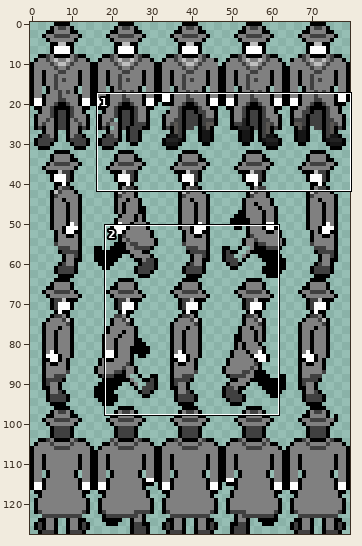
Two versions of one sprite sheet, Aseprite-Art/Moreau-Movement-BW.png. Above, an overview of the earlier version with the close-up marked.
Close-up. Before:
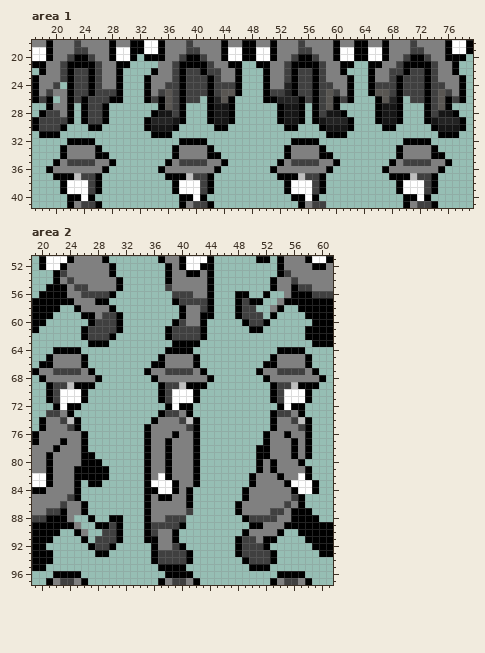
The file is 80x128 pixels. Colours within 5 levels of each other are drawn and written as one. Shown: area 1: x 17..79, y 18..41; area 2: x 19..61, y 51..97.
And afterwards:
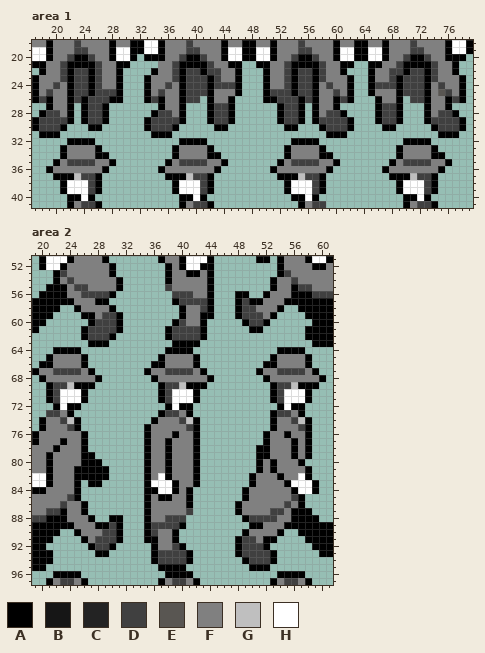
Palette (. is transparent): A #000000  B #161616  C #232323  D #404040  E #595652  F #808080  G #bfbfbf  H #ffffff
Difference:
--- area 1
@@ x 17..79 @@
 23 AFFFDADDADFFA...AFFFDADDDADFFA...AFFDADDADFFFA..AFFDADDDADFFFA.
-24 AFFD.ADDADFFA...AFFDDADDDADDDA...AFFCADDADDFFA..ADDDADDDADDFFA.
-25 AFDFFADDADDDA...AFDEDADDDADEEA...ADDCADDADEDFA..AEEDADDDADEDFA.
-26 ADA.FADADDDAA...ADAEDADD.ACEA....AACCCADADEADA...AECA.DDADEADA.
-27 ..AFFA.ADDA.......AEDA...ABBA......ABBA.ADEA.....ABBA...ADEA...
-28 .ADDFA.ADDA......ABBDA...ABBA......ABBA.ADBBA....ABBA...ADBBA..
-29 ADDDDA.ADDA.....ACCCBA...ABBA......ABBA.ABCCCA...ABBA...ABCCCA.
-30 ADDDA...AA......ABBBA.....AA........AA...ABBBA....AA.....ABBBA.
+24 AFFDFADDADFFA...AFFDFADDDADDDA...AFFDADDAFDFFA..ADDDADDDAFDFFA.
+25 AFDFFADDADDDA...AFDFFADDDAFFFA...ADDDADDAFFDFA..AFFFADDDAFEDFA.
+26 ADAFFADADDDAA...ADAFFADD.AFFA....AADDDADAFFADA...AFFA.DDAFFADA.
+27 ..AFFA.ADDA.......AFFA...ADDA......ADDA.AFFA.....ADDA...AFFA...
+28 .ADDFA.ADDA......ADDFA...ADDA......ADDA.AFDDA....ADDA...AFDDA..
+29 ADDDDA.ADDA.....ADDDDA...ADDA......ADDA.ADDDDA...ADDA...ADDDDA.
+30 ADDDA...AA......ADDDA.....AA........AA...ADDDA....AA.....ADDDA.
 31 .AAA.............AAA......................AAA.............AAA..
--- area 2
@@ x 49..56 @@
 55 ....AFFA
-56 A..A..FA
-57 DAA..FAA
-58 DD..FA..
-59 DDD.A...
+56 A..AFFFA
+57 DAAFFFAA
+58 DDFFFA..
+59 DDDFA...
 60 ADDA....
@@ x 23..30 @@
 87 AFFA....
-88 AF..A..A
-89 AAF..AAD
-90 ..AF..DD
-91 ...A.DDD
+88 AFFFA..A
+89 AAFFFAAD
+90 ..AFFFDD
+91 ...AFDDD
 92 ....ADDA
Where, in picture pixels (left, top, right, bottom), the same in both close-ups:
added: (53, 82, 67, 103)
changed: (151, 82, 179, 131)
changed: (277, 82, 347, 131)
changed: (431, 82, 459, 131)
changed: (214, 89, 235, 124)
changed: (375, 89, 396, 124)
added: (256, 291, 284, 319)
added: (74, 515, 102, 543)
